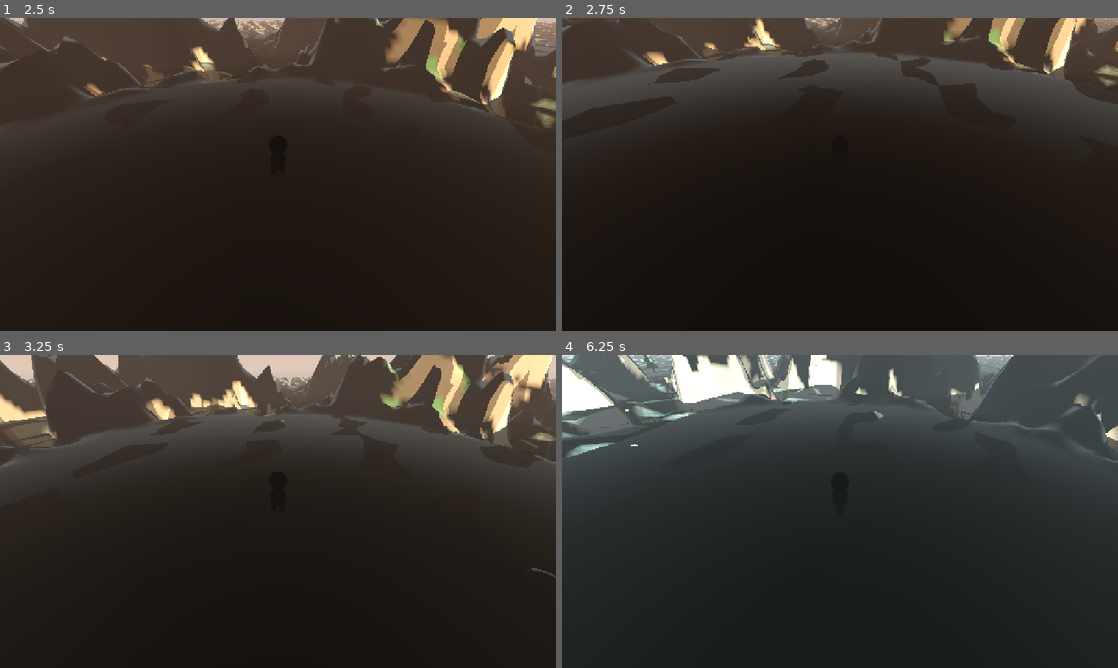
Above: before the commit, frames 1-4 (two rows, left to right).
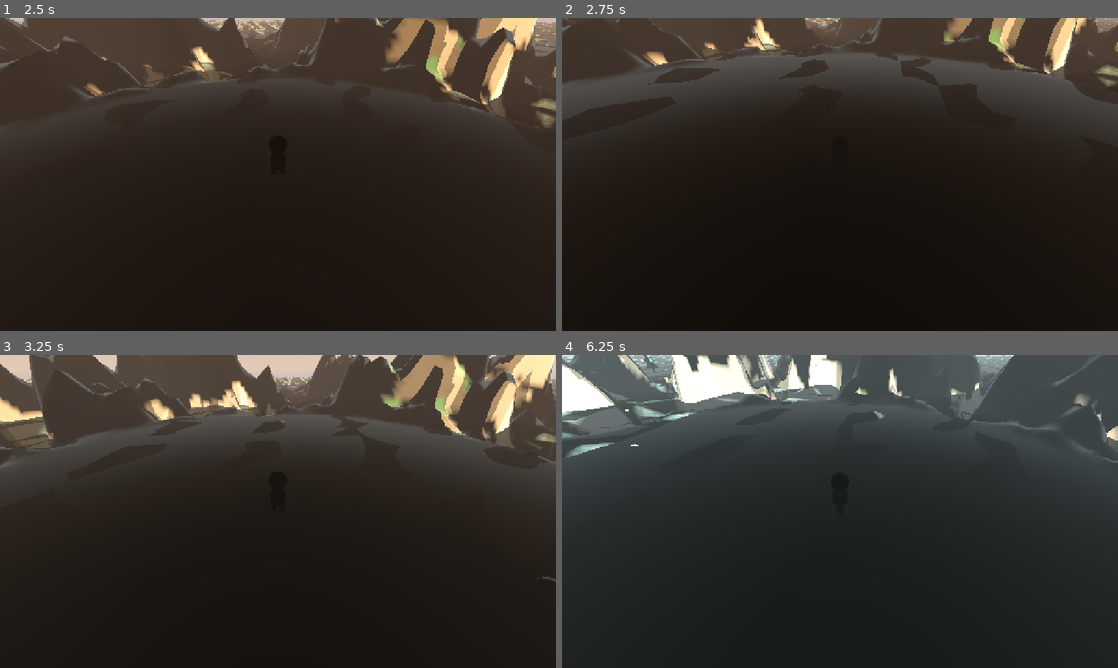
Above: after the commit, the same moments.

Repository: hunterbastian/yama
Game: Godot game, scene res://scenes/main.tscn
Two runs of this game, one before a commit and one after it. Both use one fixed random seed, a clock stepped at 60 frames per second and the inputs below.
Inputs (mouse positions are in pixels of both pictures, inside the frame that each line leads up to):
- Up to frame 1 (2.5 s): tap Enter at 0.5 s; move the mouse to (305, 174) at 0.52 s; hold R (regenerate) 0.53-1.28 s; hold W (move_forward) from 0.53 s (still down); tap Space (jump) at 0.77, 1.52 s; move the mouse to (250, 174) at 1.27 s; tap Shift (sprint) at 1.35 s; move the mouse to (289, 168) at 2.02 s; hold R (regenerate) from 2.03 s (still down)
- Up to frame 2 (2.75 s): keep holding W (move_forward); keep holding R (regenerate)
- Up to frame 3 (3.25 s): keep holding W (move_forward); move the mouse to (272, 517) at 2.77 s; release R (regenerate) at 2.78 s; tap Shift (sprint) at 2.85 s; tap Space (jump) at 3.02 s
- Up to frame 4 (6.25 s): move the mouse to (878, 514) at 3.52 s; hold R (regenerate) 3.53-4.28 s; tap Space (jump) at 3.77, 4.52, 6.02 s; move the mouse to (795, 508) at 4.27 s; tap Shift (sprint) at 4.35, 5.85 s; move the mouse to (845, 511) at 5.02 s; hold R (regenerate) 5.03-5.78 s; move the mouse to (817, 505) at 5.77 s; release W (move_forward) at 5.78 s; hold D (move_right) from 5.78 s (still down)

Frame 1 is identical in both runs. In frame 2, 0.2% of the frame differs, in the area x 1-100%, y 0-27%; in frame 3, 2.4%, in the area x 0-100%, y 0-73%; in frame 4, 0.1%.

Commit message:
feat: CPU Gerstner wave mirror with per-frame water_y
Co-Authored-By: Claude Sonnet 4.6 <noreply@anthropic.com>

Diff:
--- a/scripts/main.gd
+++ b/scripts/main.gd
@@ -12,6 +12,23 @@
 
 var _time_of_day := 0.25  # Start at sunrise (0=midnight, 0.25=sunrise, 0.5=noon, 0.75=sunset)
 var _player_speed_smooth := 0.0
+
+# Gerstner wave parameters — must match water.gdshader exactly
+const WAVE_DIRS: Array[Vector2] = [Vector2(1.0, 0.0), Vector2(0.7, 0.7), Vector2(0.3, 1.0), Vector2(-0.5, 0.8)]
+const WAVE_AMPS: Array[float] = [0.35, 0.20, 0.15, 0.10]
+const WAVE_FREQS: Array[float] = [0.8, 1.2, 1.8, 2.5]
+const WAVE_SPEEDS: Array[float] = [1.0, 1.3, 0.9, 1.5]
+
+var _water_base_y := 0.0
+var _game_time := 0.0
+
+func _water_height_at(x: float, z: float) -> float:
+	var h := _water_base_y
+	for i in WAVE_DIRS.size():
+		var dir := WAVE_DIRS[i].normalized()
+		var phase := WAVE_FREQS[i] * (dir.x * x + dir.y * z) + _game_time * WAVE_SPEEDS[i]
+		h += WAVE_AMPS[i] * sin(phase)
+	return h
 
 # Day palette
 const DAY_SKY_TOP := Color(0.66, 0.85, 0.92)
@@ -38,13 +55,16 @@
 
 func _ready() -> void:
 	player.global_position = Vector3(0, terrain.get_height_at(0, 0) + 3.0, 0)
-	player.water_y = $Water.global_position.y
+	_water_base_y = $Water.global_position.y
 	scatter.generate(terrain, $Water.global_position.y)
 
 func _process(delta: float) -> void:
 	_time_of_day += delta / cycle_duration
 	if _time_of_day > 1.0:
 		_time_of_day -= 1.0
+
+	_game_time += delta
+	player.water_y = _water_height_at(player.global_position.x, player.global_position.z)
 
 	# Sun rotation — full circle over the cycle
 	var sun_angle := _time_of_day * TAU - PI / 2.0
